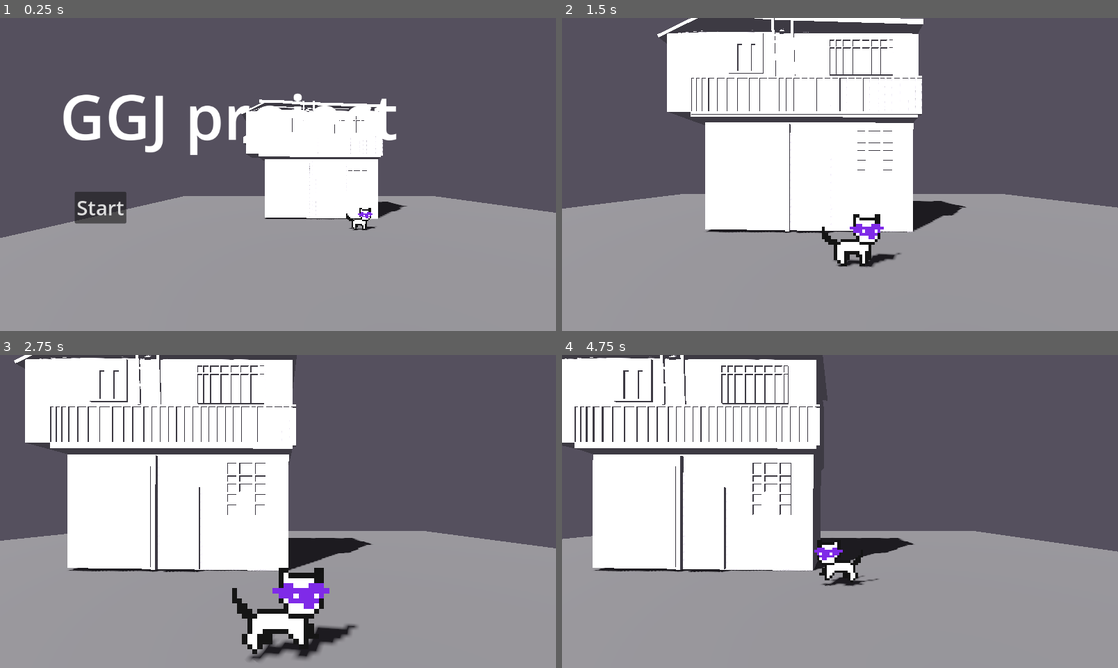
Above: before the commit, frames 1-4 (two rows, left to right).
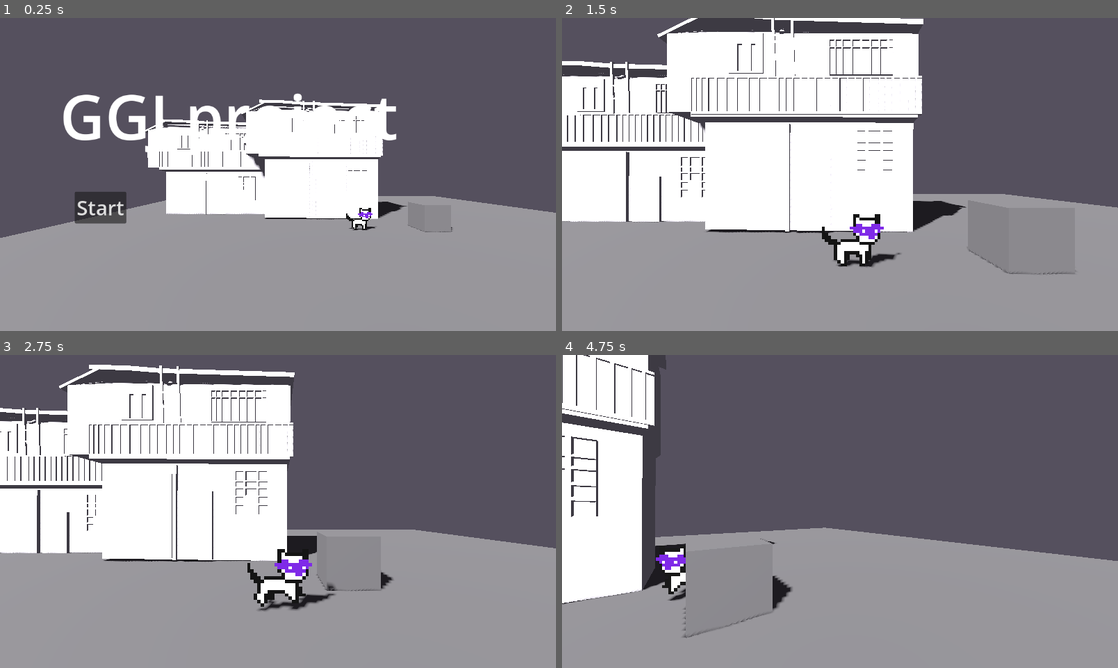
Above: after the commit, the same moments.

Repository: stamatinaspyratos-debug/ggj2025
Game: Godot game, scene res://scene/outside.tscn
Same seed, same stepped clock (60 frames per second), same inputs: the game is played once before the commit and once after it.
Inputs:
- Up to frame 1 (0.25 s): no input
- Up to frame 2 (1.5 s): click "Start" at 0.5 s; tap Enter (ui_accept) at 1.25, 1.35 s; hold Right (ui_right) from 1.28 s (still down)
- Up to frame 3 (2.75 s): tap Enter (ui_accept) at 1.52, 1.82, 2.1, 2.27, 2.57 s; release Right (ui_right) at 2.03 s; hold Down (ui_down) from 2.03 s (still down)
- Up to frame 4 (4.75 s): release Down (ui_down) at 2.78 s; hold Right (ui_right) 2.78-3.53 s; tap Enter (ui_accept) at 2.85, 3.6, 3.77, 4.07, 4.35, 4.52 s; hold Up (ui_up) 3.53-4.28 s; hold Left (ui_left) from 4.28 s (still down)

The runs differ from the first frame. In frame 1, 4.9% of the frame differs, in the area x 26-82%, y 32-69%; in frame 2, 12%; in frame 3, 19%; in frame 4, 30%, in the area x 0-100%, y 0-91%.
Error after the commit: Invalid call. Nonexistent function 'init' in base 'Camera3D'. (res://code/area.gd:30)

Commit message:
changes idk

Diff:
--- a/code/area.gd
+++ b/code/area.gd
@@ -1,11 +1,13 @@
 extends Node3D
+class_name AreaNode
 
 @export var player_scene: PackedScene
 @export var in_title: bool = false
 @export var camera_active = false
 
 func _ready() -> void:
-	Game.Camera = $Camera3D
+	Game.Area = self
+	Game.Camera = $Camera
 	add_player()
 	if in_title:
 		$TitleScreen.show()
@@ -25,9 +27,17 @@
 
 func add_player():
 	add_child(player_scene.instantiate())
+	Game.Camera.init()
 
 func _process(_delta: float) -> void:
 	if camera_active: camera_follow()
 
 func camera_follow():
+	var t = create_tween().set_parallel()
 	Game.Camera.position.x = Game.Player.position.x
+	if Game.hidden:
+		t.tween_property(Game.Camera, "rotation_degrees:y", -45, 0.2)
+		t.tween_property(Game.Camera, "position:z", 3, 0.2)
+	else:
+		t.tween_property(Game.Camera, "rotation_degrees:y", 0, 0.2)
+		t.tween_property(Game.Camera, "position:z", 4, 0.2)
--- /dev/null
+++ b/code/camera.gd
@@ -0,0 +1,46 @@
+extends Node3D
+
+@export var player_path: NodePath
+@export var follow_smooth := 12.0
+
+# κοντά + side view
+@export var normal_offset := Vector3(0.0, 1.5, 2.2)
+# angle όταν hidden (από “άλλη” πλευρά: X αρνητικό)
+@export var hide_offset := Vector3(-1.2, 1.6, 2.0)
+
+@export var look_at_offset := Vector3(0.0, 1.2, 0.0)
+
+var player: Node
+var target: Node3D
+
+func init() -> void:
+	player = Game.Player
+
+	# αρχικός στόχος: ο Player
+	target = player as Node3D
+
+	# όταν κρύβεται ο Player -> γωνία κάμερας (μόνο mode, όχι target)
+	if player.has_signal("hidden_changed"):
+		player.connect("hidden_changed", Callable(self, "_on_hidden_changed"))
+
+	# όταν αλλάζει ποιος ελέγχεται -> αλλάζει target
+	if player.has_signal("control_target_changed"):
+		player.connect("control_target_changed", Callable(self, "_on_control_target_changed"))
+
+func _on_hidden_changed(v: bool) -> void:
+	Game.hidden = v
+
+func _on_control_target_changed(t: Node3D) -> void:
+	target = t
+
+func _process(delta: float) -> void:
+	if target == null:
+		return
+
+	# Αν ο Player είναι hidden, παίρνουμε angle (ακόμα κι αν οδηγείς NPC)
+	# Αν θες το angle να ισχύει ΜΟΝΟ όταν target==Player, πες μου.
+	var offset := hide_offset if (Game.hidden and target == player) else normal_offset
+
+	var target_pos := target.global_position + offset
+	global_position = global_position.lerp(target_pos, 1.0 - exp(-follow_smooth * delta))
+	look_at(target.global_position + look_at_offset, Vector3.UP)
--- a/code/game.gd
+++ b/code/game.gd
@@ -1,4 +1,6 @@
 extends Node
 
 var Player: CharacterBody3D
-var Camera: Camera3D
+var Camera: Node3D
+var Area: AreaNode
+var hidden:= false
--- /dev/null
+++ b/code/hide_spot.gd
@@ -0,0 +1,12 @@
+extends Area3D
+
+
+
+
+func _on_body_entered(body: Node3D) -> void:
+	if body == Game.Player:
+		Game.hidden = true
+
+func _on_body_exited(body: Node3D) -> void:
+	if body == Game.Player:
+		Game.hidden = false
--- /dev/null
+++ b/scene/hide_spot.tscn
@@ -0,0 +1,15 @@
+[gd_scene format=3 uid="uid://4gag1k0qgodw"]
+
+[ext_resource type="Script" uid="uid://bogfw7tiorcev" path="res://code/hide_spot.gd" id="1_m238d"]
+
+[sub_resource type="BoxShape3D" id="BoxShape3D_61kb7"]
+
+[node name="HideSpot" type="Area3D" unique_id=1746481073]
+transform = Transform3D(1, 0, 0, 0, 1, 0, 0, 0, 1, 0.5288818, 0.5208044, 0.6210271)
+script = ExtResource("1_m238d")
+
+[node name="CollisionShape3D" type="CollisionShape3D" parent="." unique_id=1332018941]
+shape = SubResource("BoxShape3D_61kb7")
+
+[connection signal="body_entered" from="." to="." method="_on_body_entered"]
+[connection signal="body_exited" from="." to="." method="_on_body_exited"]
--- a/scene/outside.tscn
+++ b/scene/outside.tscn
@@ -3,6 +3,7 @@
 [ext_resource type="Script" uid="uid://dju5584rlvcyp" path="res://code/area.gd" id="1_bspfs"]
 [ext_resource type="PackedScene" uid="uid://0hvhunsovnt5" path="res://scene/player.tscn" id="2_arvm7"]
 [ext_resource type="PackedScene" uid="uid://xrjkajq1eqi6" path="res://assets/Backgrund_house1.glb" id="3_arvm7"]
+[ext_resource type="PackedScene" uid="uid://4gag1k0qgodw" path="res://scene/hide_spot.tscn" id="4_gs8dr"]
 
 [sub_resource type="BoxMesh" id="BoxMesh_ekwa0"]
 size = Vector3(25, 0.455, 25)
@@ -15,6 +16,12 @@
 
 [sub_resource type="Theme" id="Theme_bspfs"]
 Button/font_sizes/font_size = 42
+
+[sub_resource type="InputEventAction" id="InputEventAction_gs8dr"]
+action = &"ui_accept"
+
+[sub_resource type="Shortcut" id="Shortcut_w3jsn"]
+events = [SubResource("InputEventAction_gs8dr")]
 
 [node name="Outside" type="Node3D" unique_id=33148205]
 script = ExtResource("1_bspfs")
@@ -50,12 +57,22 @@
 offset_right = 262.0
 offset_bottom = 425.0
 theme = SubResource("Theme_bspfs")
+shortcut = SubResource("Shortcut_w3jsn")
 text = "Start"
 
 [node name="Backgrund_house1" parent="." unique_id=1319112423 instance=ExtResource("3_arvm7")]
 transform = Transform3D(-4.371139e-08, 0, -1, 0, 1, 0, 1, 0, -4.371139e-08, 0.07595432, 3.6261253, -3.0137315)
 
-[node name="Camera3D" type="Camera3D" parent="." unique_id=1364433887]
+[node name="Backgrund_house1" parent="Backgrund_house1" unique_id=26096428 instance=ExtResource("3_arvm7")]
+transform = Transform3D(0.9999639, 0, -0.008499601, 0, 1, 0, 0.008499601, 0, 0.9999639, -1.2015328, -0.59636116, 5.475169)
+
+[node name="CSGBox3D" type="CSGBox3D" parent="." unique_id=1055741867]
+transform = Transform3D(1, 0, 0, 0, 1, 0, 0, 0, 1, 2.8454466, -0.1362623, -0.2584753)
+
+[node name="HideSpot" parent="CSGBox3D" unique_id=1746481073 instance=ExtResource("4_gs8dr")]
+transform = Transform3D(1, 0, 0, 0, 1, 0, 0, 0, 1, -0.5153115, -0.512832, -0.46858168)
+
+[node name="Camera" type="Camera3D" parent="." unique_id=1364433887]
 transform = Transform3D(1, 0, 0, 0, 1, 0, 0, 0, 1, -3.1247473, 1.5034323, 7.8440447)
 
 [connection signal="pressed" from="TitleScreen/Button" to="." method="title_dismiss"]
Not shown, added: assets/Backgrund_house2.glb.import
Not shown, added: code/camera.gd.uid
Not shown, added: code/hide_spot.gd.uid
